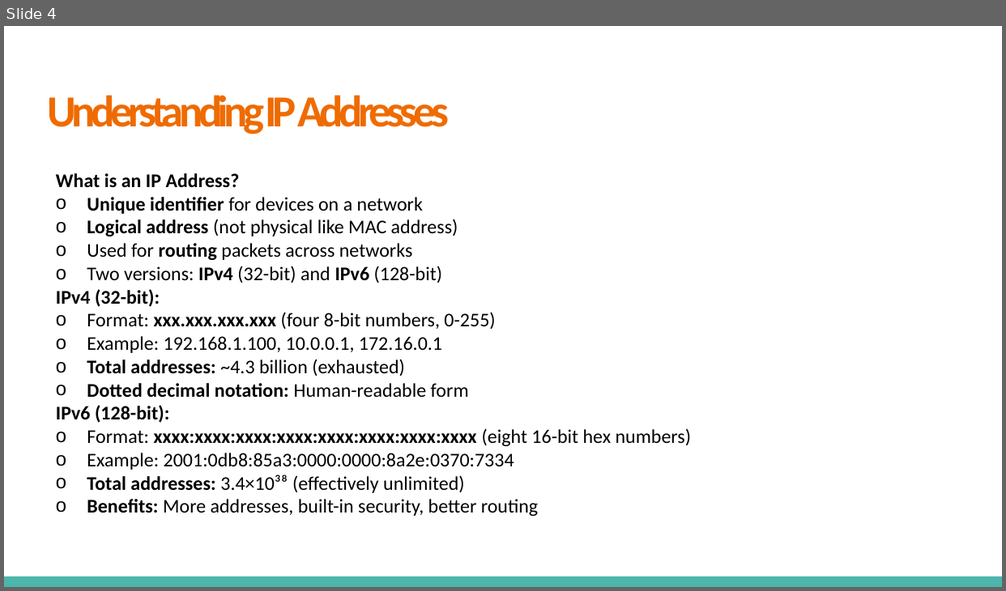
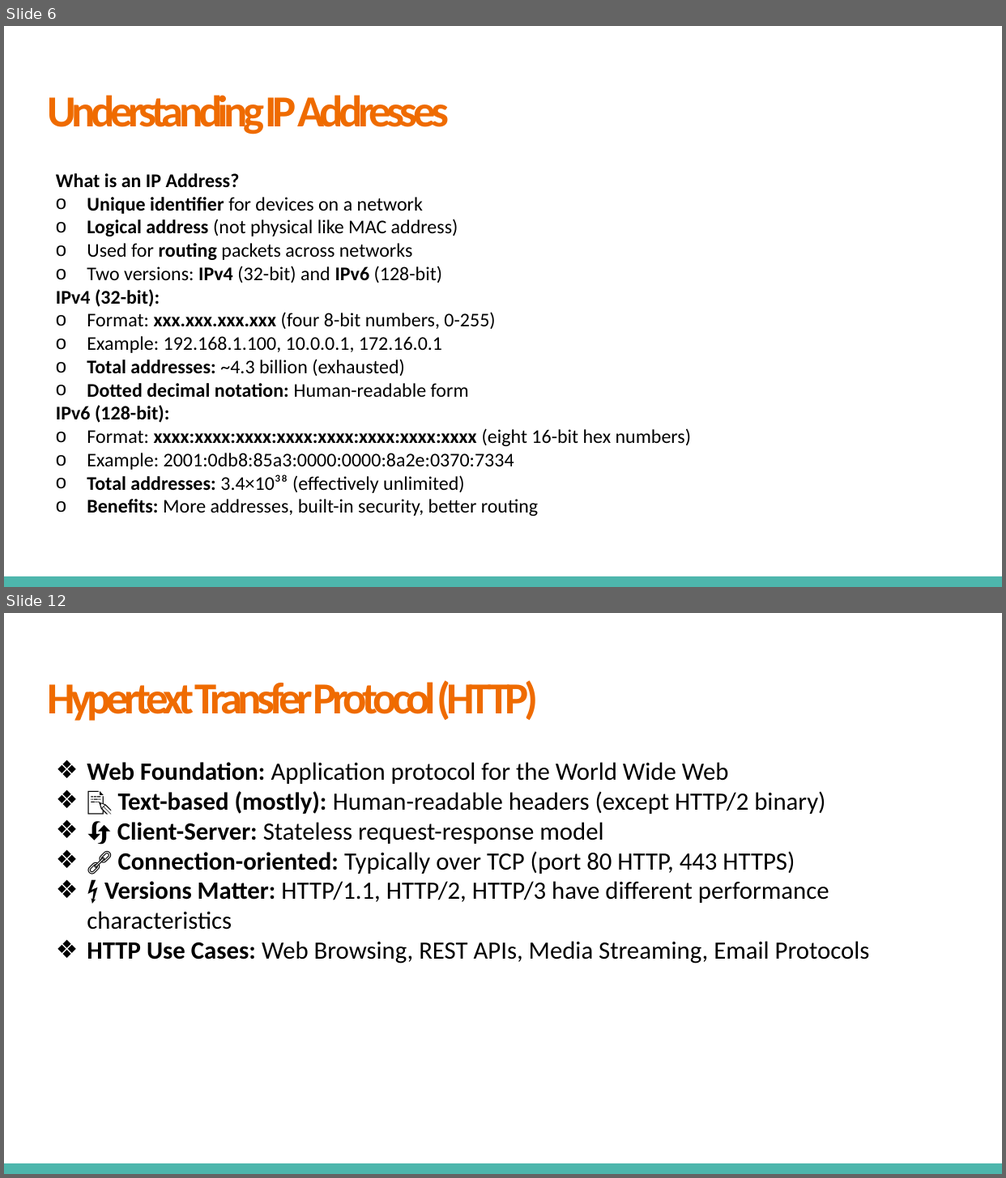
Before and after one commit to VikashChauhan51/system-design, a slide deck: High Level System Design/Fundamentals/4. Communication Networks and Protocols/Communication Networks & Protocols.pptx. Shown one above the other, each under a label of ours: slide 4 before the commit, slides 6 and 12 after it; the slides between them are not shown. The pictures are 1006x591 and 1006x1178 pixels, drawn with LibreOffice and Linux fonts; fonts in the diff are those of the drawing. Boxes give left, top, right and bottom in pixels: in the first picture for what was removed or moved away, otherwise in the second. Text is boxed around its words. In the diff, an @@ line names an element or a change of style, - is before the commit and + after.

Commit message:
networks  communication and protocols

```diff
--- a/High Level System Design/Fundamentals/4. Communication Networks and Protocols/Communication Networks & Protocols.pptx
+++ b/High Level System Design/Fundamentals/4. Communication Networks and Protocols/Communication Networks & Protocols.pptx
@@ slide 12 added at [4,613,1002,1174], background #FFFFFF; not listed: 1 template element that a slide beside it also shows @@
@@ title added at [48,680,539,721], 32 pt, text #EF6B00, bold @@
+Hypertext Transfer Protocol (HTTP)
@@ text added at [87,762,870,964], 18 pt, text #000000 @@
+❖ Web Foundation: Application protocol for the World Wide Web
+❖ 📝 Text-based (mostly): Human-readable headers (except HTTP/2 binary)
+❖ 🔄 Client-Server: Stateless request-response model
+❖ 🔗 Connection-oriented: Typically over TCP (port 80 HTTP, 443 HTTPS)
+❖ ⚡ Versions Matter: HTTP/1.1, HTTP/2, HTTP/3 have different performance characteristics
+❖ HTTP Use Cases: Web Browsing, REST APIs, Media Streaming, Email Protocols
@@ what was slide 4 is now slide 6 @@
```
Also in this commit, not shown: 5 slides changed, 23 other slides added, 1 slide removed.
